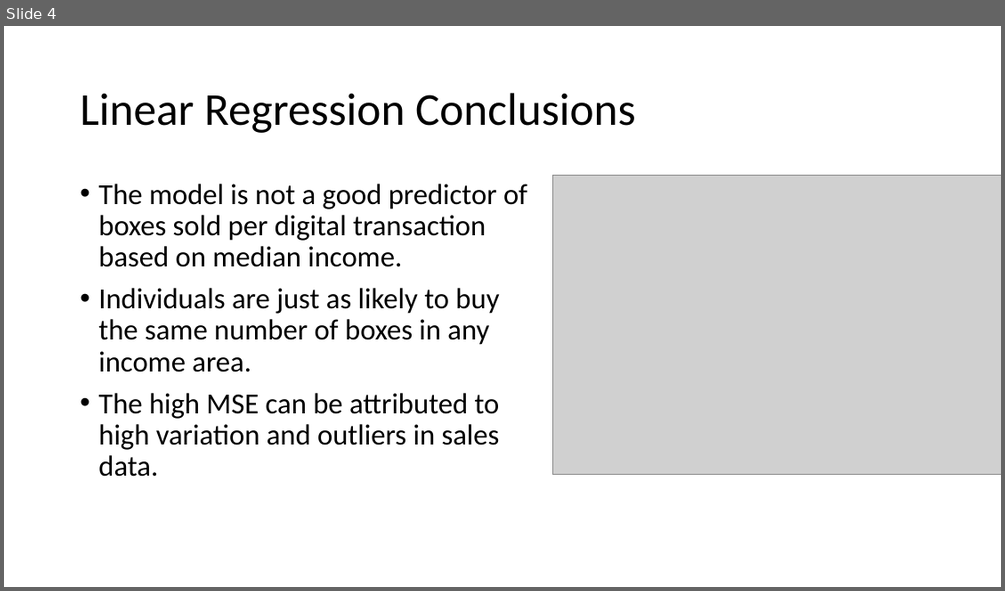
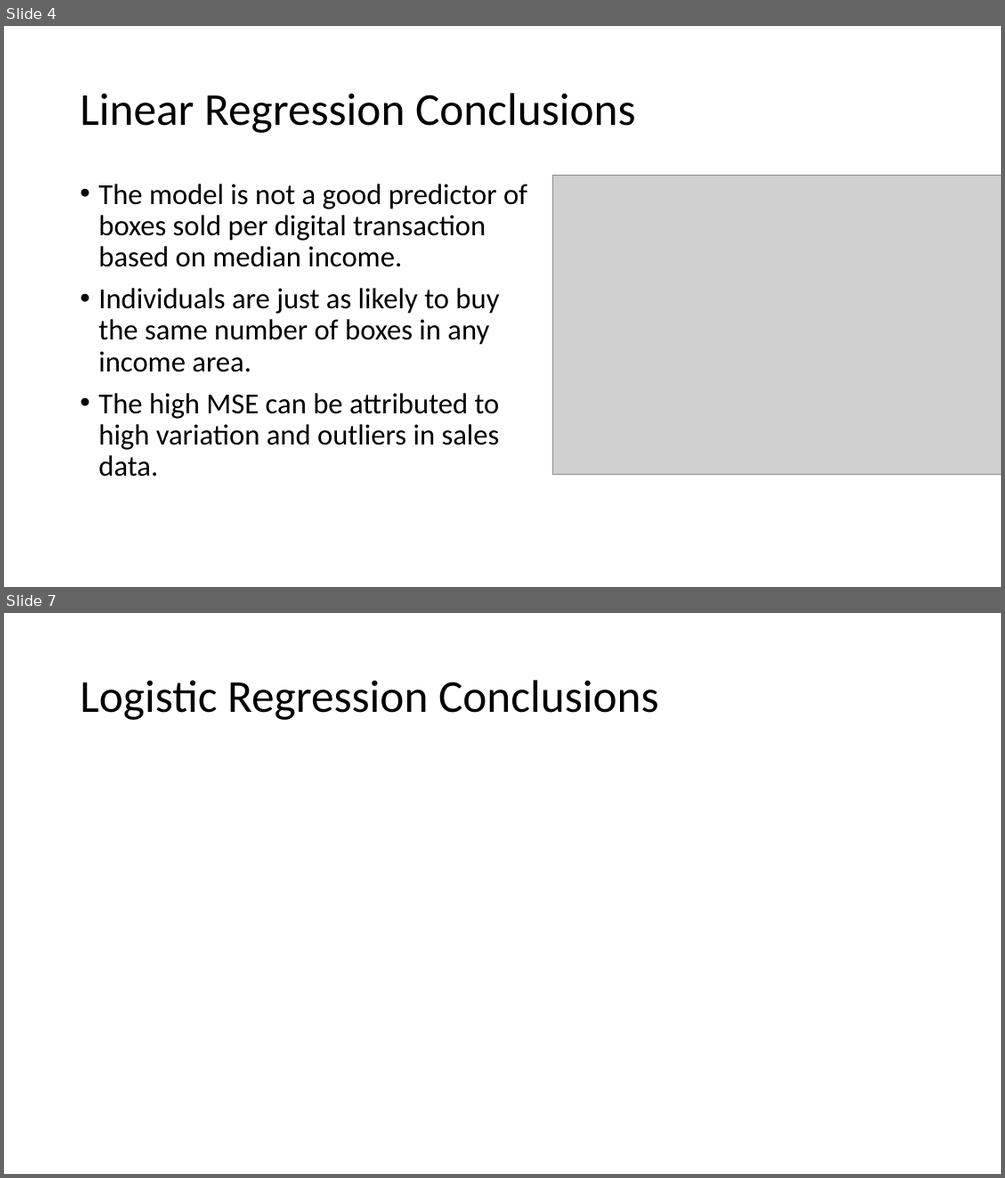
Before and after one commit to sbooysen/C-is-for-Cookie, a slide deck: Presentation/model_slides.pptx. Shown one above the other, each under a label of ours: slide 4 before the commit, slides 4 and 7 after it; the slides between them are not shown. The pictures are 1005x591 and 1005x1178 pixels, drawn with LibreOffice and Linux fonts; fonts in the diff are those of the drawing; grey boxes stand for pictures. Boxes give left, top, right and bottom in pixels: in the first picture for what was removed or moved away, otherwise in the second. Text is boxed around its words. In the diff, an @@ line names an element or a change of style, - is before the commit and + after.

```diff
--- a/Presentation/model_slides.pptx
+++ b/Presentation/model_slides.pptx
@@ slide 7 added at [4,613,1001,1174], background #FFFFFF @@
@@ title added at [80,680,659,720], 44 pt, text #000000 @@
+Logistic Regression Conclusions
```
Also in this commit, not shown: 2 slides changed, 2 other slides added.
